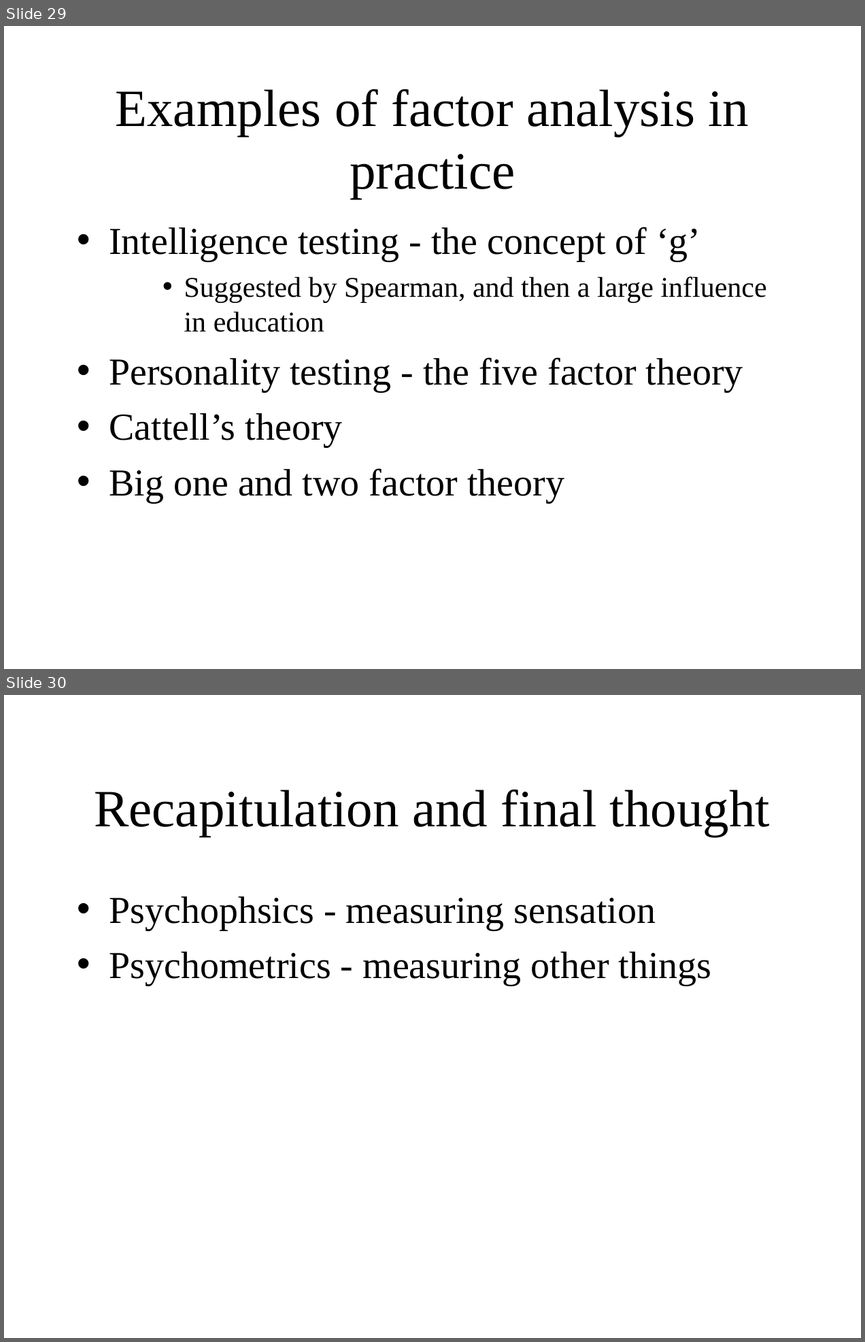
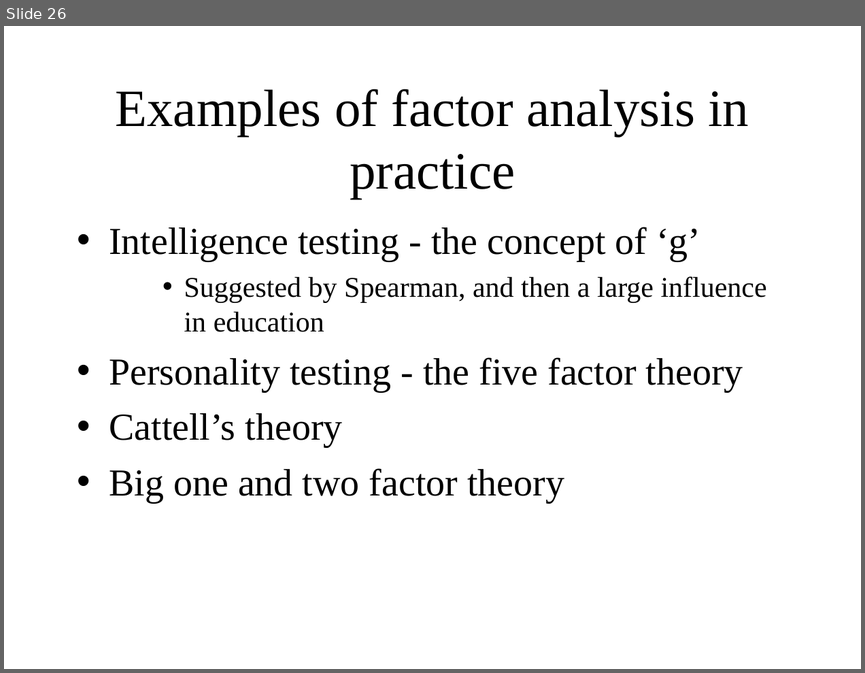
Before and after one commit to ajwills72/critical-thinking, a slide deck: src/measurement.odp. Shown one above the other, each under a label of ours: slides 29 and 30 before the commit, slide 26 after it. The pictures are 865x1342 and 865x673 pixels, drawn with LibreOffice and Linux fonts; fonts in the diff are those of the drawing. Boxes give left, top, right and bottom in pixels: in the first picture for what was removed or moved away, otherwise in the second. Text is boxed around its words. In the diff, an @@ line names an element or a change of style, - is before the commit and + after.

```diff
--- a/src/measurement.odp
+++ b/src/measurement.odp
@@ slide 30 removed at box(4, 695, 861, 1338), background #FFFFFF @@
@@ title removed at box(94, 789, 770, 836) @@
-Recapitulation and final thought
@@ text removed at box(109, 896, 712, 985) @@
-• Psychophsics - measuring sensation
-• Psychometrics - measuring other things
@@ what was slide 29 is now slide 26 @@
```
Also in this commit, not shown: 8 slides changed, 3 other slides removed, 1 other file.
